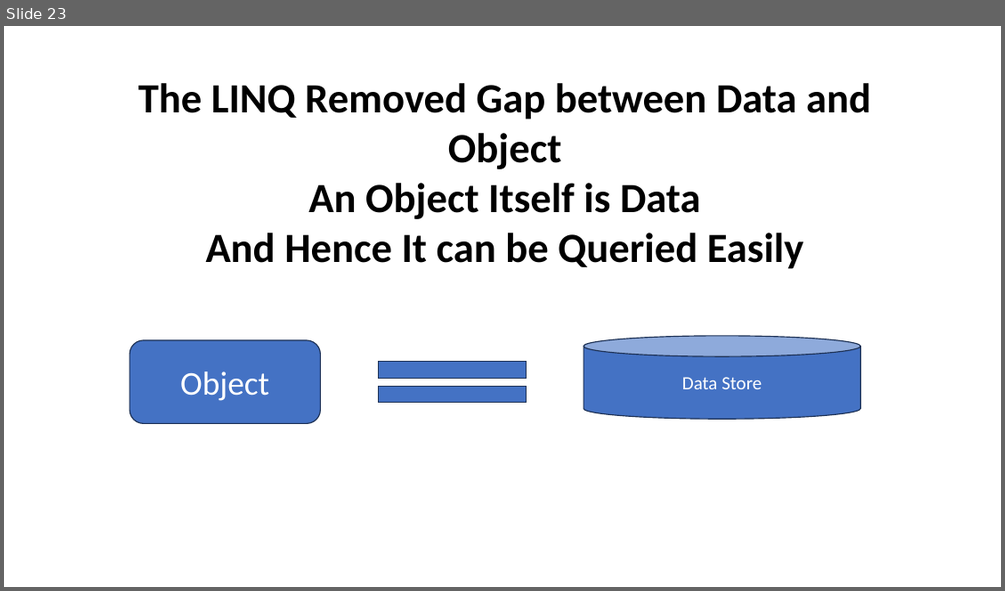
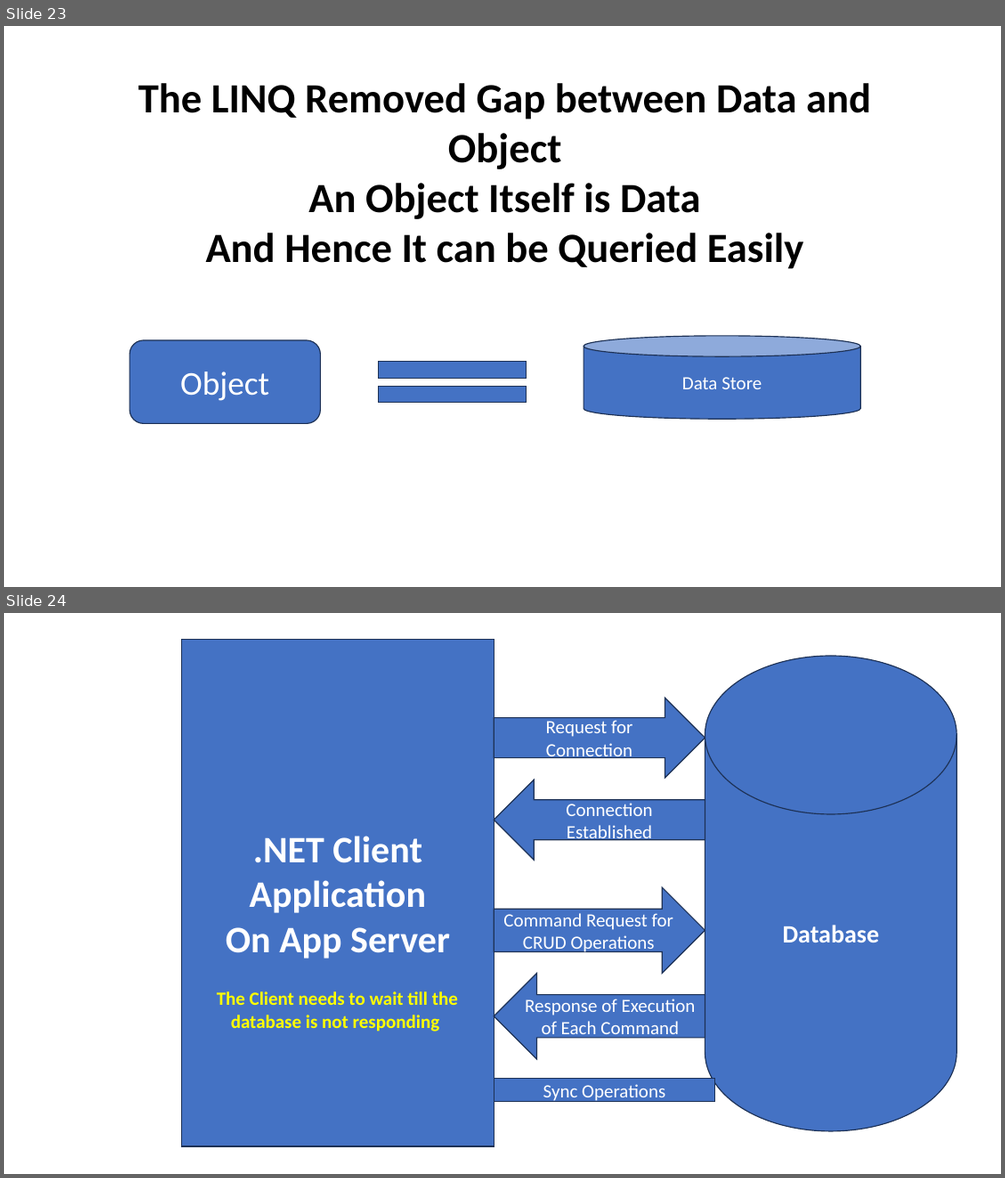
Before and after one commit to maheshsabnis/capita_sept_2023_Oct, a slide deck: Images.pptx. Shown one above the other, each under a label of ours: slide 23 before the commit, slides 23 and 24 after it. The pictures are 1005x591 and 1005x1178 pixels, drawn with LibreOffice and Linux fonts; fonts in the diff are those of the drawing. Boxes give left, top, right and bottom in pixels: in the first picture for what was removed or moved away, otherwise in the second. Text is boxed around its words. In the diff, an @@ line names an element or a change of style, - is before the commit and + after.

```diff
--- a/Images.pptx
+++ b/Images.pptx
@@ slide 24 added at bbox=[4, 613, 1001, 1174], background #FFFFFF @@
@@ rectangle added at bbox=[182, 639, 494, 1147], fill #4472C4, outline #1E3256 1 pt, 36 pt, text #FFFFFF, bold @@
+.NET Client Application
+On App Server
@@ cylinder added at bbox=[704, 656, 956, 1131], fill #4472C4, outline #1E3256 1 pt, 24 pt, text #FFFFFF, bold @@
+Database
@@ right arrow added at bbox=[494, 698, 704, 778], fill #4472C4, outline #1E3256 1 pt, 18 pt, text #FFFFFF @@
+Request for Connection
@@ left arrow added at bbox=[494, 779, 704, 860], fill #4472C4, outline #1E3256 1 pt, 18 pt, text #FFFFFF @@
+Connection Established
@@ right arrow added at bbox=[494, 887, 704, 973], fill #4472C4, outline #1E3256 1 pt, 18 pt, text #FFFFFF @@
+Command Request for CRUD Operations
@@ left arrow added at bbox=[494, 973, 704, 1060], fill #4472C4, outline #1E3256 1 pt, 18 pt, text #FFFFFF @@
+Response of Execution of Each Command
@@ text added at bbox=[217, 991, 458, 1031], 18 pt, text #FFFF00, bold @@
+The Client needs to wait till the database is not responding
@@ rectangle added at bbox=[494, 1078, 715, 1102], fill #4472C4, outline #1E3256 1 pt, 18 pt, text #FFFFFF @@
+Sync Operations
```
Also in this commit, not shown: 1 other slide added, 1 slide removed, 15 other files.
